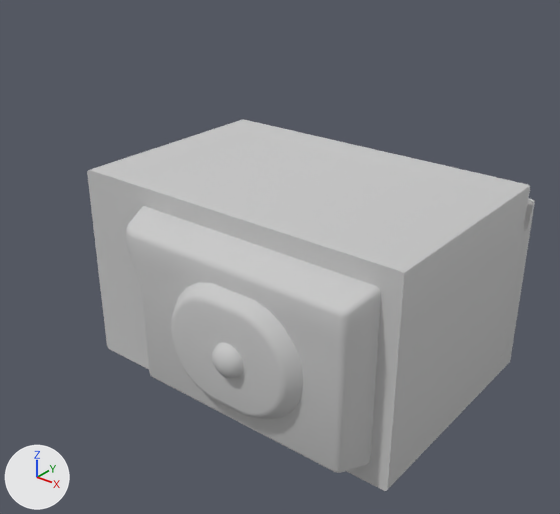
An edit to the FBX model Assets/LG-Resources/Background/LGElectronics/Art/Meshes/MicrowaveOven.fbx, drawn before and after from the same camera.
The view is the same before and after, from a camera (50 mm lens) standing at (0.836, -1.077, 0.731) and looking at (-0.005, -0.025, 0.08). Every picture has the same lights, and +X, +Y and +Z are marked at lower left. Where no turn or scale is listed for an object, it has been applied to the vertices.

Objects in the first picture: 'MicrowaveOven'.
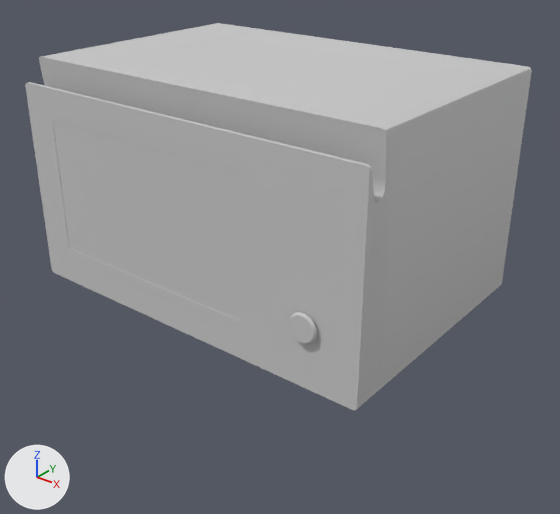
Changed parts and their boxes (x1, y1, x2, y2) in the pictures (560 x 514 px; the box of a moved part takes in the faces that stretch with it):
'MicrowaveOven', reshaped, turned: before (87, 119, 535, 491); after (53, 23, 532, 391)
'MicrowaveOven_Door', added: after (25, 54, 396, 410)
part 1 of me_mesh, moved or reshaped (not visible afterwards): before (171, 282, 303, 419)
part 2 of me_mesh, added: after (53, 23, 532, 391)
part 3 of me_mesh, deleted: before (236, 119, 535, 374)
part 4 of me_mesh, deleted: before (87, 122, 525, 491)

Diff of the bpy script that builds the scene:
```diff
--- a/Assets/LG-Resources/Background/LGElectronics/Art/Meshes/MicrowaveOven.fbx.py
+++ b/Assets/LG-Resources/Background/LGElectronics/Art/Meshes/MicrowaveOven.fbx.py
@@ mat_material__14 @@
+mat_material__14 = principled_material('Material #14')
+mat_material__14.base_color = (0.588, 0.588, 0.588)  # light grey #cacaca
+mat_material__14.roughness = 0.859
@@ mat_material__15 @@
+mat_material__15 = principled_material('Material #15')
+mat_material__15.base_color = (0.588, 0.588, 0.588)  # light grey #cacaca
+mat_material__15.roughness = 0.859
@@ me_mesh @@
 # used by ob_microwaveoven; location = (0.0, 0.0, 0.0); scale = (0.01, 0.01, 0.01)
-me_mesh.from_pydata(...)  # 478 vertices, 904 faces; spans x -35.5..35.5, y -30.8..30.8, z -22.6..22.6
-me_mesh.materials.append(mat_material__2)  # light grey #cacaca
+me_mesh.from_pydata(...)  # 584 vertices, 1116 faces; spans x -35.5..35.5, y 0.0..45.5, z -30.9..24.5
+# me_mesh part 1: the loose piece of 155 vertices spanning x -6.4..23.0, y -30.8..-25.6, z -9.6..13.4 is multiplied about its middle by the matrix ((-1.0, 0.0, 0.0), (0.0, 0.0, 1.0), (0.0, 1.0, 0.0)), then moved by (-16.2, 53.2, -30.2), in mat_material__14 (light grey #cacaca)
+# me_mesh part 2: a new loose piece of 179 vertices spanning x -35.5..35.5, y 4.5..45.5, z -25.9..24.5, in mat_material__14 (light grey #cacaca)
+# me_mesh part 3: 6 loose pieces with 214 vertices, spanning x -35.5..35.5, y -12.5..30.8, z -22.6..22.6, are deleted
+# me_mesh part 4
+# 109 vertices are removed from x -35.5..35.5, y -25.9..24.0, z -18.4..22.6
+# 214 faces are deleted
+# me_mesh part 5: the surface is now shaded smooth
+me_mesh.materials.append(mat_material__14)  # light grey #cacaca
+me_mesh.materials.append(mat_material__15)  # light grey #cacaca
@@ me_mesh_001 @@
+me_mesh_001.from_pydata(...)  # 130 vertices, 252 faces; spans x -0.355..0.355, y -0.069..0.0, z 0.0..0.41
+me_mesh_001.materials.append(mat_material__2)  # light grey #cacaca
@@ ob_microwaveoven @@
 ob_microwaveoven.location = (0.0, 0.0, 0.0)
+ob_microwaveoven.rotation_euler = (1.571, 0.0, 0.0)  # degrees (90, 0, 0)
 ob_microwaveoven.scale = (0.01, 0.01, 0.01)
@@ ob_microwaveoven_door @@
+ob_microwaveoven_door = bpy.data.objects.new('MicrowaveOven_Door', me_mesh_001)
+ob_microwaveoven_door.location = (0.0, -0.24, 0.045)
```
